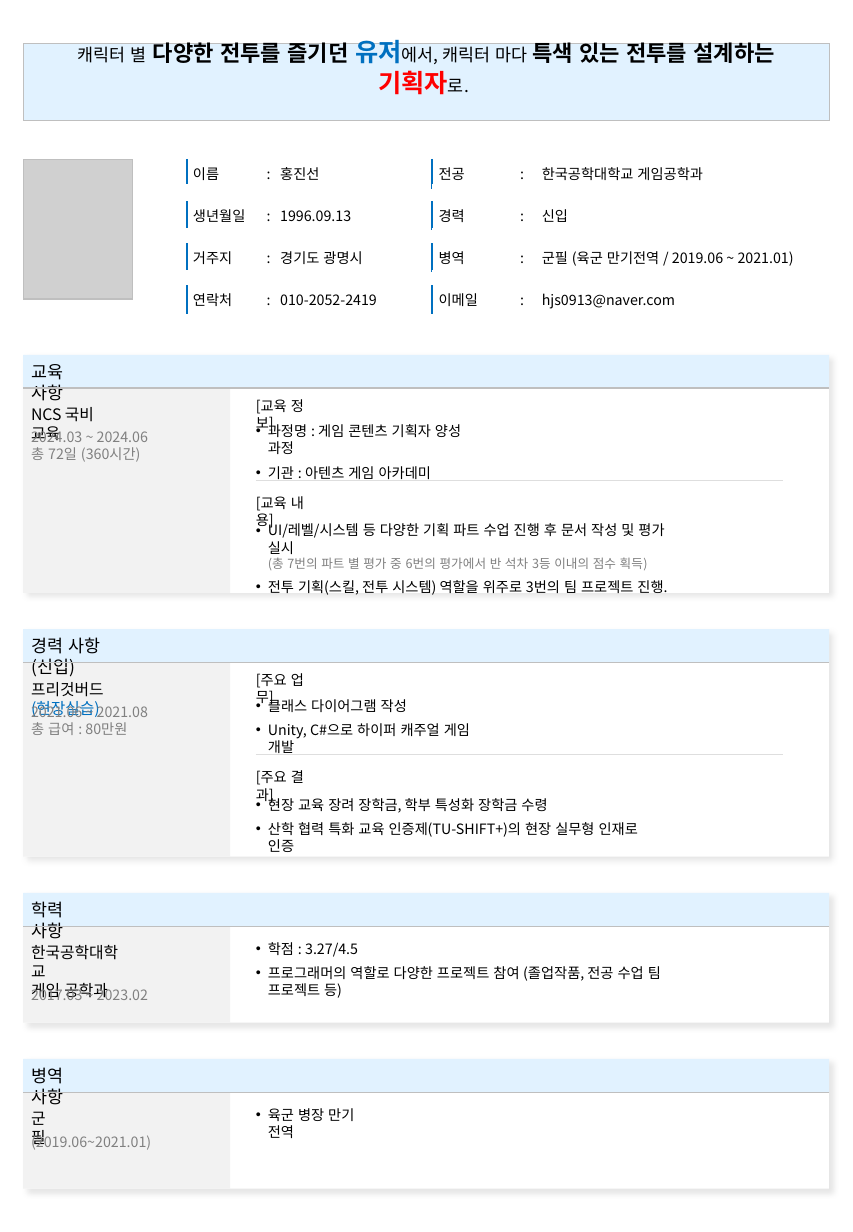
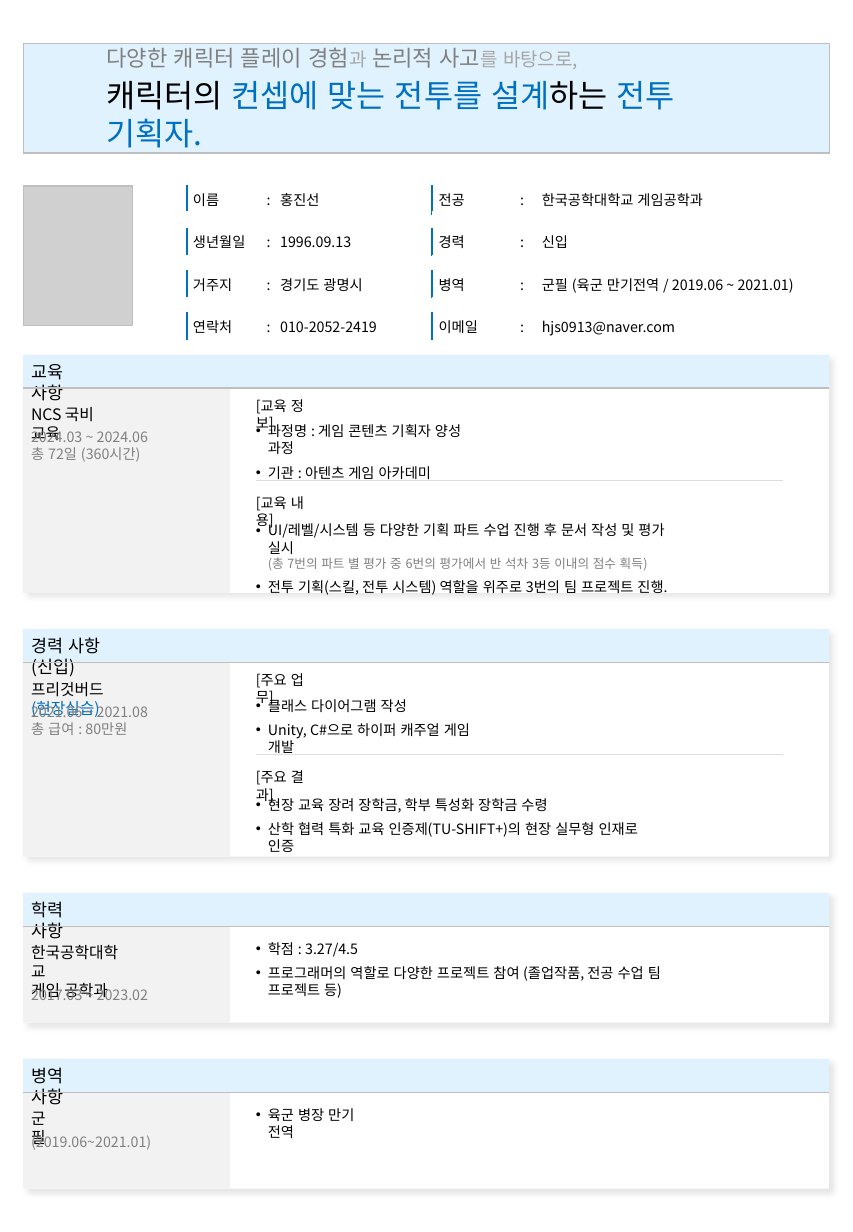
Before and after one commit to hjs0913/GameDesign, a slide deck: slide 1 of 제출 문서 모음/이력서/이력서+경험기술서/게임기획_홍진선_이력서.pptx. Drawn at 853x1232 pixels with LibreOffice and Linux fonts; fonts in the diff are those of the drawing; grey boxes stand for pictures. Boxes give left, top, right and bottom in pixels: in the first picture for what was removed or moved away, otherwise in the second. Text is boxed around its words. In the diff, an @@ line names an element or a change of style, - is before the commit and + after.

```diff
--- a/제출 문서 모음/이력서/이력서+경험기술서/게임기획_홍진선_이력서.pptx
+++ b/제출 문서 모음/이력서/이력서+경험기술서/게임기획_홍진선_이력서.pptx
@@ rectangle: place and size @@
-rectangle at <box>24,43,830,121</box>
+rectangle at <box>24,43,830,152</box>
@@ text at <box>106,48,675,154</box>: text changed; size 14 to 20 pt; text colour #000000 to #808080; bold off @@
-캐릭터 별 다양한 전투를 즐기던 유저에서, 캐릭터 마다 특색 있는 전투를 설계하는 기획자로.
+다양한 캐릭터 플레이 경험과 논리적 사고를 바탕으로,
+캐릭터의 컨셉에 맞는 전투를 설계하는 전투 기획자.
@@ text "다양한 캐릭터 플레이 경험과 논리적 ..." at <box>106,48,675,154</box>: vertical alignment bottom to middle @@
@@ picture: place and size @@
-picture at <box>24,159,133,299</box>
+picture at <box>24,185,133,325</box>
@@ rectangle: place and size @@
-rectangle at <box>24,159,133,299</box>
+rectangle at <box>24,185,133,325</box>
@@ table: place and size @@
-table at <box>187,159,412,310</box>
+table at <box>187,187,412,337</box>
@@ table: place and size @@
-table at <box>432,159,829,313</box>
+table at <box>432,187,829,340</box>
```
Also in this commit, not shown: 1 other slide changed, 5 other files.
